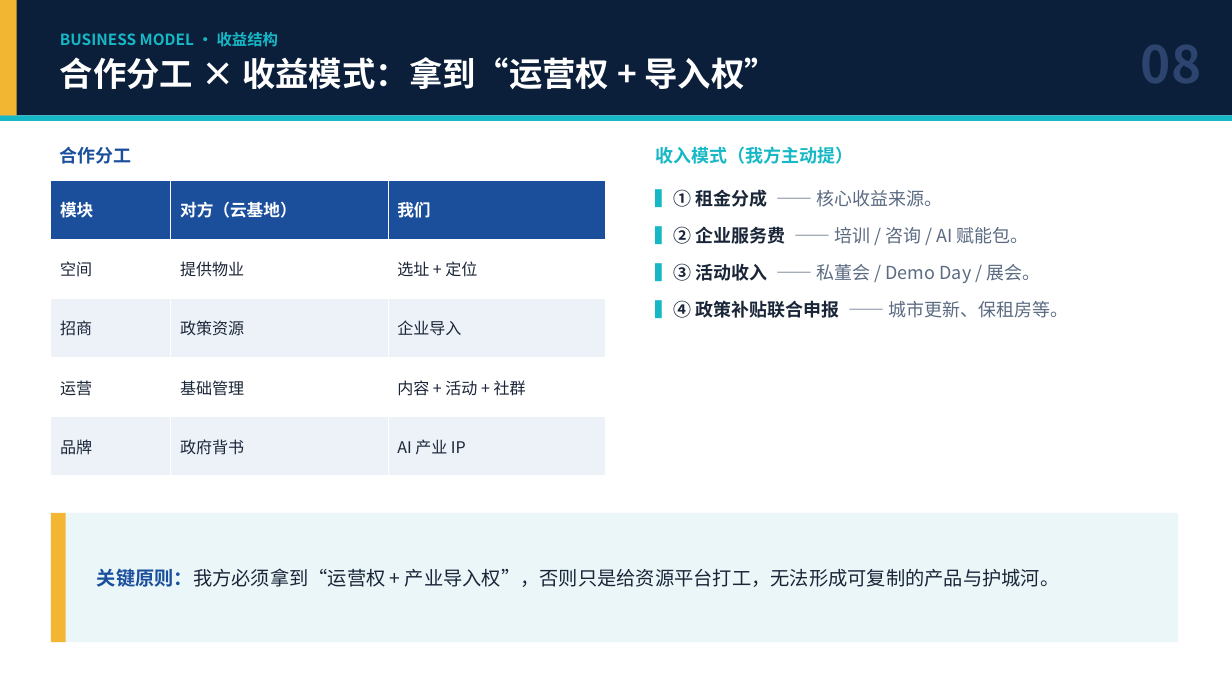
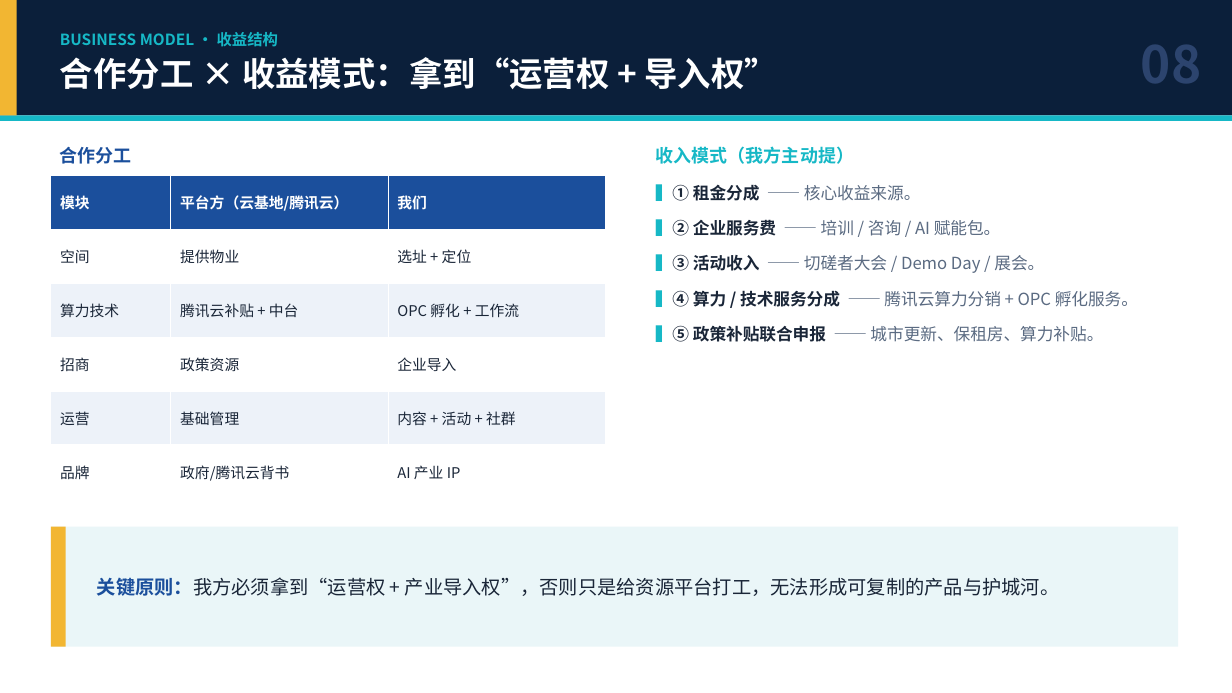
Before and after one commit to hujigang2010-maker/AIDEN, a slide deck: slide 12 of 合作方案_AI云计算产业生态共同体.pptx (slide 10 before the commit). Drawn at 1232x693 pixels with LibreOffice and Linux fonts; fonts in the diff are those of the drawing. Boxes give left, top, right and bottom in pixels: in the first picture for what was removed or moved away, otherwise in the second. Text is boxed around its words. In the diff, an @@ line names an element or a change of style, - is before the commit and + after.

```diff
--- a/合作方案_AI云计算产业生态共同体.pptx
+++ b/合作方案_AI云计算产业生态共同体.pptx
@@ table at <box>51,176,605,499</box> @@
-row 1, column 2: 对方（云基地）
+row 1, column 2: 平台方（云基地/腾讯云）
+row 3: 算力技术 | 腾讯云补贴 + 中台 | OPC 孵化 + 工作流
-row 6, column 2: 政府背书
+row 6, column 2: 政府/腾讯云背书
@@ table: place and size @@
-table at <box>51,180,605,476</box>
+table at <box>51,176,605,499</box>
@@ text at <box>656,184,1001,236</box>: size 14 to 13 pt in "▍① 租金分成 —— 核心收益来源。", "▍② 企业服务费 —— 培训 / 咨询 / ..." @@
@@ text at <box>656,254,1138,342</box>: text changed; size 14 to 13 pt @@
-▍③ 活动收入 —— 私董会 / Demo Day / 展会。
-▍④ 政策补贴联合申报 —— 城市更新、保租房等。
+▍③ 活动收入 —— 切磋者大会 / Demo Day / 展会。
+▍④ 算力 / 技术服务分成 —— 腾讯云算力分销 + OPC 孵化服务。
+▍⑤ 政策补贴联合申报 —— 城市更新、保租房、算力补贴。
@@ rectangle: place and size @@
-rectangle at <box>51,513,1178,642</box>
+rectangle at <box>51,527,1178,647</box>
@@ rectangle: place and size @@
-rectangle at <box>51,513,66,642</box>
+rectangle at <box>51,527,66,647</box>
@@ text "关键原则：我方必须拿到“运营权 + 产业导入权”，否则只是给资源平台打工，无法形成可复制的产品与护城河。": place and size @@
-text "关键原则：我方必须拿到“运营权 + 产业导入权”，否则只是给资源平台打工，无法形成可复制的产品与护城河。" at <box>97,568,1059,587</box>
+text "关键原则：我方必须拿到“运营权 + 产业导入权”，否则只是给资源平台打工，无法形成可复制的产品与护城河。" at <box>97,577,1059,596</box>
```
Also in this commit, not shown: 6 other slides changed, 2 slides added, 2 other files.
